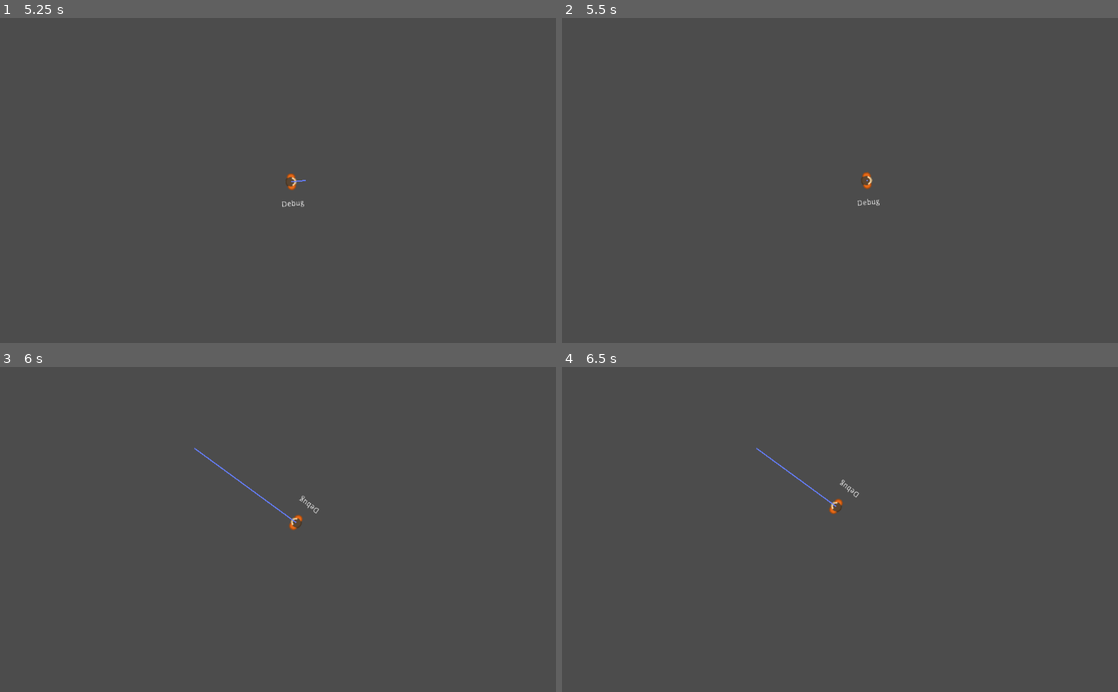
Above: before the commit, frames 1-4 (two rows, left to right).
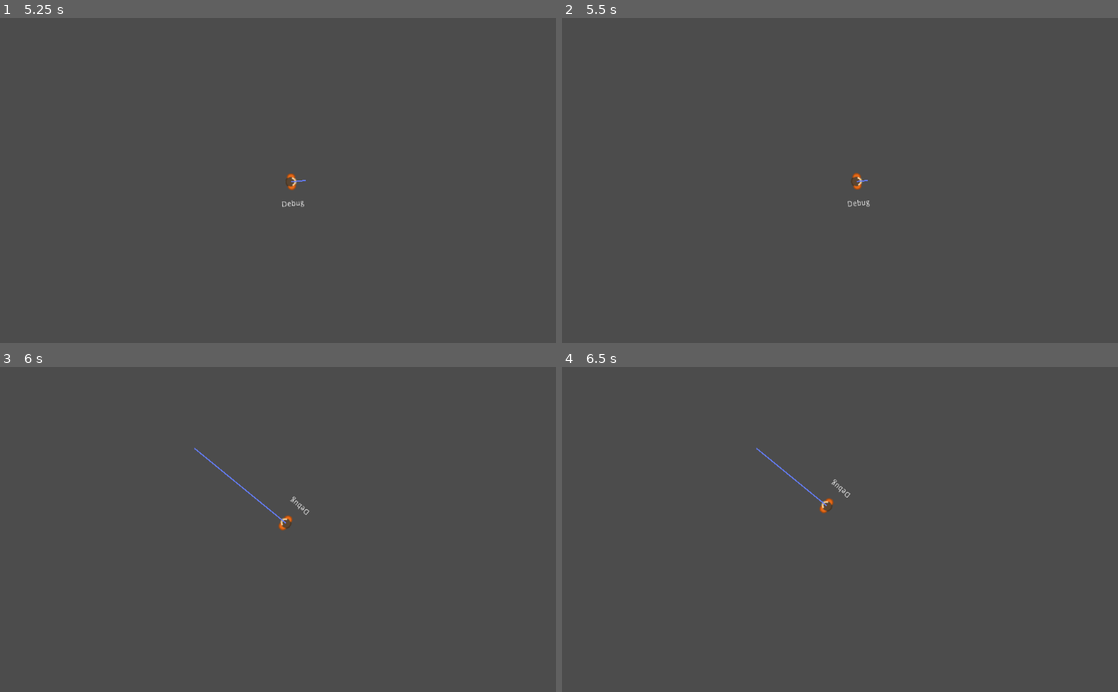
Above: after the commit, the same moments.

Repository: bonsai-dev/ggj2019-pahs
Game: Godot game, scene res://HelloWorld.tscn
The game is run twice, just before and just after one commit, with the same random seed, the same clock (stepped at 60 frames per second) and the same inputs.
Inputs (mouse positions are in pixels of both pictures, inside the frame that each line leads up to):
- Up to frame 1 (5.25 s): move the mouse to (400, 164) at 0.52 s; move the mouse to (166, 196) at 1.27 s; move the mouse to (333, 109) at 2.02 s; move the mouse to (250, 245) at 2.77 s; move the mouse to (444, 229) at 3.52 s; move the mouse to (111, 131) at 4.27 s; move the mouse to (305, 180) at 5.02 s
- Up to frame 2 (5.5 s): no input
- Up to frame 3 (6 s): move the mouse to (194, 448) at 5.77 s
- Up to frame 4 (6.5 s): no input

Frame 1 is identical in both runs. In frame 2, 0.2% of the frame differs, in the area x 51-58%, y 47-59%; in frame 3, 0.4%, in the area x 35-58%, y 25-51%; in frame 4, 0.4%.

Commit message:
only move and turn player character when attempting to move minimum distance

Diff:
--- a/scenes/Player/Player.gd
+++ b/scenes/Player/Player.gd
@@ -20,14 +20,18 @@
 
 func update_motion(delta):
 
-	look_at(get_global_mouse_position())
+
 
 	var newPosition = get_global_mouse_position()
 	var oldPosition = position
 
-	#motion = newPosition.distance_to(oldPosition)
+
 	motion = newPosition - oldPosition
 
-	motion = motion.normalized() * speed
+	if motion.length() > $Sprite.texture.get_width():
+		look_at(get_global_mouse_position())
+		motion = motion.normalized() * speed
+	else:
+		motion = motion * 0
 
 	#debugLabel.text = "Length: " + str(motion.length()) + "\nX: " + str(motion.x) + "\nY: " + str(motion.y)
